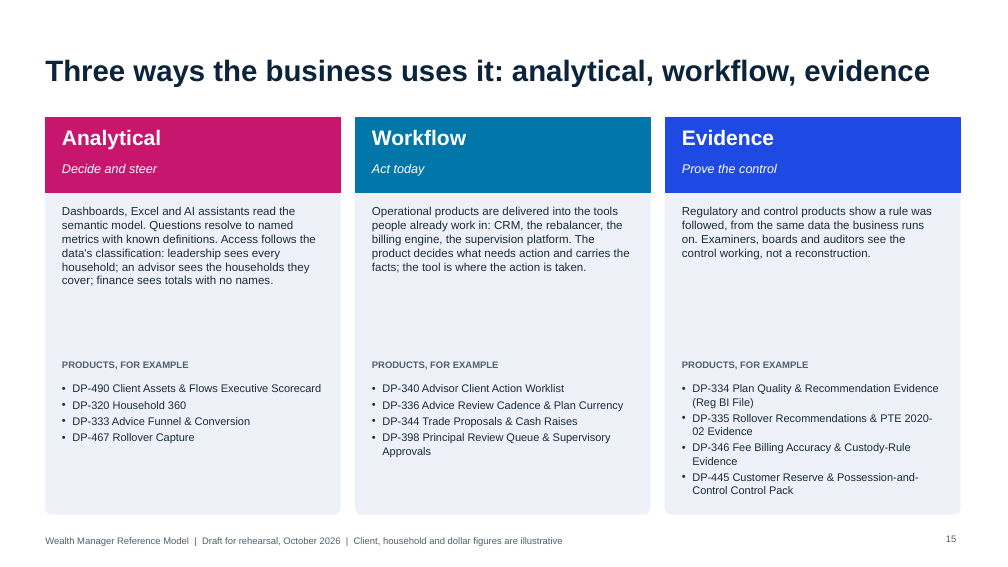
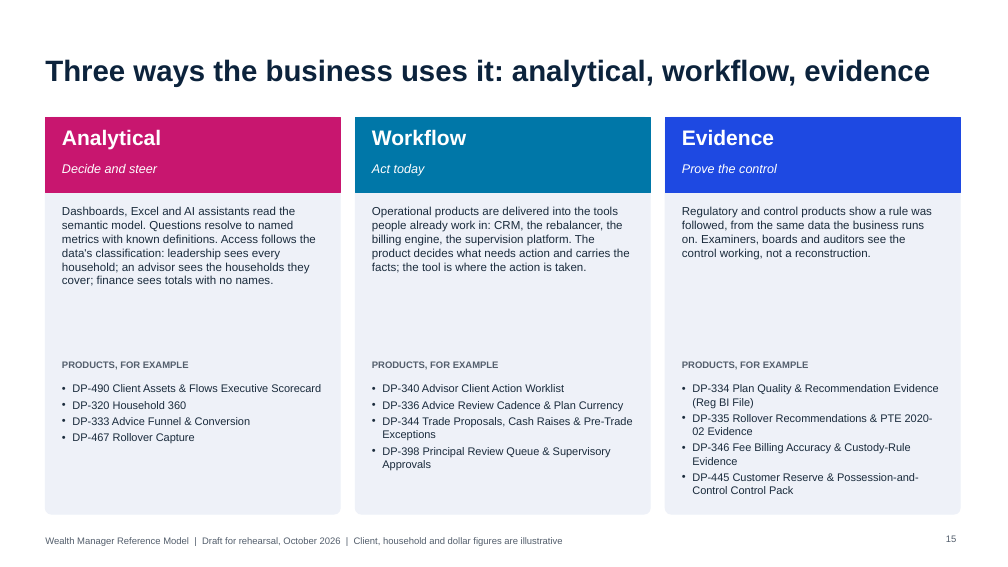
Before and after one commit to jlassetco/amt, a slide deck: slide 15 of wm/Wealth_Manager_Foundational_Talktrack.pptx. Drawn at 1008x567 pixels with LibreOffice and Linux fonts; fonts in the diff are those of the drawing. Boxes give left, top, right and bottom in pixels: in the first picture for what was removed or moved away, otherwise in the second. Text is boxed around its words. In the diff, an @@ line names an element or a change of style, - is before the commit and + after.

```diff
--- a/wm/Wealth_Manager_Foundational_Talktrack.pptx
+++ b/wm/Wealth_Manager_Foundational_Talktrack.pptx
@@ text at bbox=[382, 417, 633, 441]: text changed @@
-• DP-344 Trade Proposals & Cash Raises
+• DP-344 Trade Proposals, Cash Raises & Pre-Trade Exceptions
```
Also in this commit, not shown: 19 other slides changed.
